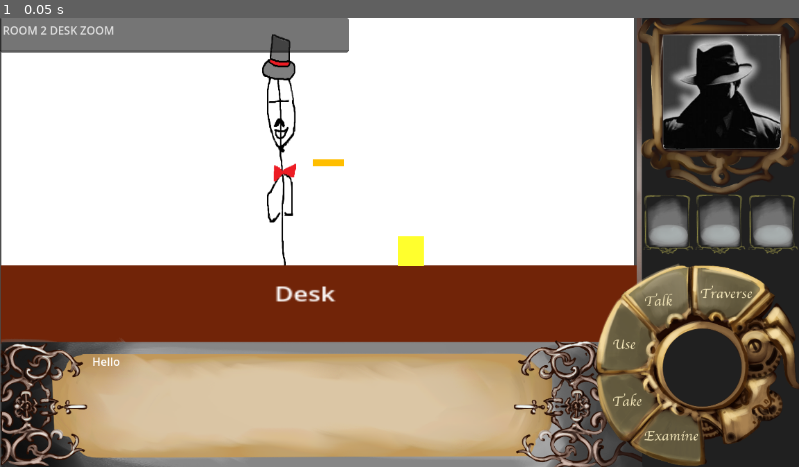
Above: before the commit, frame 1.
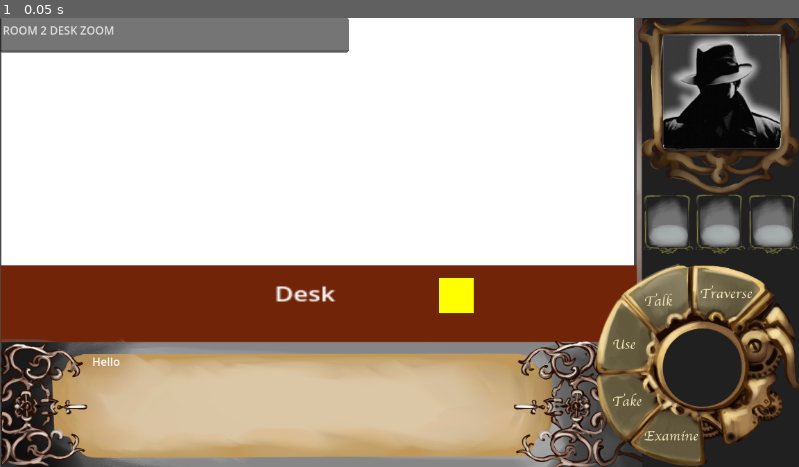
Above: after the commit, the same moment.

Repository: IsaacLandrum/SoulTel
Game: Godot game, scene res://Scenes/Room2_DeskZoom.tscn
The game is run twice, just before and just after one commit, with the same random seed, the same clock (stepped at 60 frames per second) and the same inputs. This scene is started directly instead of the project's main scene.
Inputs:
- Up to frame 1 (0.05 s): no input

The runs differ from the first frame. In frame 1, 1.4% of the frame differs, in the area x 32-60%, y 3-66%.

Commit message:
Traverse to desk, ring bell, talk to clerk, add key to inv path added

Diff:
--- a/Scenes/Room2_DeskZoom.tscn
+++ b/Scenes/Room2_DeskZoom.tscn
@@ -1,10 +1,20 @@
-[gd_scene load_steps=4 format=3 uid="uid://drhm3cuqogxik"]
+[gd_scene load_steps=9 format=3 uid="uid://drhm3cuqogxik"]
 
+[ext_resource type="Script" path="res://Scripts/Office/Room2_DeskZoom.gd" id="1_6gbbj"]
 [ext_resource type="PackedScene" uid="uid://iyb0x4jsmjmq" path="res://Scenes/early_ui.tscn" id="1_36hng"]
 [ext_resource type="Texture2D" uid="uid://dsbay5inrgmup" path="res://Assets/room2/desk clerk.png" id="1_khkhq"]
-[ext_resource type="PackedScene" uid="uid://cdywgqgu0ed41" path="res://Scenes/interactable.tscn" id="3_41ge5"]
+[ext_resource type="PackedScene" uid="uid://deiov7kmmd2y6" path="res://Scenes/key.tscn" id="4_ma5du"]
+[ext_resource type="Script" path="res://Scripts/Office/Clerk.gd" id="4_q6x8t"]
+[ext_resource type="Script" path="res://Scripts/Office/Bell.gd" id="5_cd2f1"]
+
+[sub_resource type="RectangleShape2D" id="RectangleShape2D_awo1a"]
+size = Vector2(108.5, 350)
+
+[sub_resource type="RectangleShape2D" id="RectangleShape2D_haqat"]
+size = Vector2(51, 51)
 
 [node name="Room2-deskZoom" type="Node2D"]
+script = ExtResource("1_6gbbj")
 
 [node name="BG with clerk" type="TextureRect" parent="."]
 clip_contents = true
@@ -16,24 +26,18 @@
 texture = ExtResource("1_khkhq")
 expand_mode = 1
 
+[node name="block_guy" type="ColorRect" parent="."]
+offset_left = 348.0
+offset_top = 17.0
+offset_right = 471.0
+offset_bottom = 357.0
+
 [node name="TextEdit" type="TextEdit" parent="."]
 offset_right = 503.0
 offset_bottom = 50.0
 text = "ROOM 2 DESK ZOOM"
 
 [node name="Early_UI" parent="." instance=ExtResource("1_36hng")]
-
-[node name="desk clerk" parent="." instance=ExtResource("3_41ge5")]
-position = Vector2(390, 25)
-scale = Vector2(1.83467, 4.73931)
-
-[node name="ColorRect" parent="desk clerk" index="0"]
-scale = Vector2(0.92, 1)
-color = Color(1, 1, 1, 0)
-
-[node name="CollisionShape2D" parent="desk clerk/ColorRect" index="0"]
-position = Vector2(11.2566, 39.4572)
-scale = Vector2(1, 1.14348)
 
 [node name="Desk" type="ColorRect" parent="."]
 offset_left = 1.0
@@ -52,35 +56,38 @@
 scale = Vector2(2.30113, 0.632342)
 text = "Desk "
 
-[node name="Bell" parent="." instance=ExtResource("3_41ge5")]
-position = Vector2(592, 335)
+[node name="Clerk" type="Node2D" parent="."]
+script = ExtResource("4_q6x8t")
 
-[node name="ColorRect" parent="Bell" index="0"]
-offset_left = -18.0
-offset_top = -20.0
-offset_right = 22.0
-offset_bottom = 20.0
-scale = Vector2(0.931525, 1.0853)
-color = Color(1, 1, 0.176471, 1)
+[node name="ColorRect" type="ColorRect" parent="Clerk"]
+offset_left = 363.0
+offset_top = 14.0
+offset_right = 471.0
+offset_bottom = 362.0
+color = Color(0.705882, 0.235294, 0.709804, 1)
 
-[node name="CollisionShape2D" parent="Bell/ColorRect" index="0"]
-position = Vector2(19.4705, 18.6771)
-scale = Vector2(1.65041, -1.22724)
+[node name="CollisionShape2D" type="CollisionShape2D" parent="Clerk/ColorRect"]
+position = Vector2(53.75, 173)
+shape = SubResource("RectangleShape2D_awo1a")
 
-[node name="key" parent="." instance=ExtResource("3_41ge5")]
-position = Vector2(451, 199)
-scale = Vector2(1.06357, 0.468217)
+[node name="Bell" type="Node2D" parent="."]
+script = ExtResource("5_cd2f1")
 
-[node name="ColorRect" parent="key" index="0"]
-offset_top = 10.0
-offset_bottom = 38.0
-scale = Vector2(1.04922, 0.803377)
-color = Color(1, 0.745098, 0, 1)
+[node name="ColorRect" type="ColorRect" parent="Bell"]
+offset_left = 633.0
+offset_top = 375.0
+offset_right = 683.0
+offset_bottom = 426.0
+color = Color(1, 1, 0, 1)
 
-[node name="CollisionShape2D" parent="key/ColorRect" index="0"]
-position = Vector2(19.6799, 13.9571)
-scale = Vector2(1.46314, 0.838737)
+[node name="CollisionShape2D" type="CollisionShape2D" parent="Bell/ColorRect"]
+position = Vector2(24.5, 25.5)
+shape = SubResource("RectangleShape2D_haqat")
 
-[editable path="desk clerk"]
-[editable path="Bell"]
-[editable path="key"]
+[node name="Key" parent="." instance=ExtResource("4_ma5du")]
+position = Vector2(185, 392)
+
+[connection signal="mouse_entered" from="Clerk/ColorRect" to="Clerk" method="_on_object_mouse_entered"]
+[connection signal="mouse_exited" from="Clerk/ColorRect" to="Clerk" method="_on_object_mouse_exited"]
+[connection signal="mouse_entered" from="Bell/ColorRect" to="Bell" method="_on_object_mouse_entered"]
+[connection signal="mouse_exited" from="Bell/ColorRect" to="Bell" method="_on_object_mouse_exited"]
--- /dev/null
+++ b/Scripts/Office/Bell.gd
@@ -0,0 +1,20 @@
+extends "res://Scripts/interactable.gd"
+
+signal bell_rung
+
+func interact():
+	if (currentAction == "TAKE"):
+		pass # TAKE
+	elif (currentAction == "TALK"):
+
+		pass # TALK
+	elif (currentAction == "EXAMINE"):
+
+		pass # examine
+	elif (currentAction == "USE"):
+		print("USE BELL")
+		emit_signal("bell_rung")
+
+		pass # USE
+	elif (currentAction == "TRAVERSE"):
+		pass
--- /dev/null
+++ b/Scripts/Office/Clerk.gd
@@ -0,0 +1,21 @@
+extends "res://Scripts/interactable.gd"
+
+signal clerk_talk
+
+func interact():
+	if (currentAction == "TAKE"):
+		pass # TAKE
+
+	elif (currentAction == "TALK"):
+		print("Talks to clerk")
+		emit_signal("clerk_talk")
+		pass # TALK
+
+	elif (currentAction == "EXAMINE"):
+
+		pass # examine
+	elif (currentAction == "USE"):
+
+		pass # USE
+	elif (currentAction == "TRAVERSE"):
+		pass
--- /dev/null
+++ b/Scripts/Office/Room2_DeskZoom.gd
@@ -0,0 +1,56 @@
+extends Node2D
+
+@onready var Key = $Key
+@onready var UI = $Early_UI
+@onready var Bell = $Bell
+@onready var Clerk = $Clerk
+
+@onready var Traverse = $"Early_UI/Action Wheel/Traverse"
+@onready var Talk = $"Early_UI/Action Wheel/Talk"
+@onready var Use = $"Early_UI/Action Wheel/Use"
+@onready var Take = $"Early_UI/Action Wheel/Take"
+@onready var Examine = $"Early_UI/Action Wheel/Examine"
+
+var key_taken = false # Protects from sending action to Key if it has been freed
+
+var key_info = {
+	"name": "Key",
+	"icon_path": "res://Assets/room2/dummy_key.png"
+}
+
+# Called when the node enters the scene tree for the first time.
+func _ready():
+	Traverse.connect("action", _on_action)
+	Talk.connect("action", _on_action)
+	Use.connect("action", _on_action)
+	Take.connect("action", _on_action)
+	Examine.connect("action", _on_action)
+
+	Key.connect("key_pickup", _on_key_pickup)
+	Bell.connect("bell_rung", _on_bell_rung)
+	Clerk.connect("clerk_talk", _on_clerk_talk)
+
+	Clerk.visible = false
+	Key.visible = false
+	pass # Replace with function body.
+
+func _on_action(action):
+	Clerk.setCurrentAction(action)
+	Bell.setCurrentAction(action)
+	if !key_taken:
+		Key.setCurrentAction(action)
+
+func _on_key_pickup():
+	Inventory.add_item(key_info)
+	UI.update_inventory_ui() # Assuming InventoryUI is the name of the node with the InventoryUI.gd script
+	Key.queue_free() # Remove the item from the scene
+	key_taken = true
+
+func _on_bell_rung():
+	Clerk.visible = true
+
+func _on_clerk_talk():
+	Key.visible = true
+
+func _on_color_rect_mouse_exited():
+	pass # Replace with function body.
